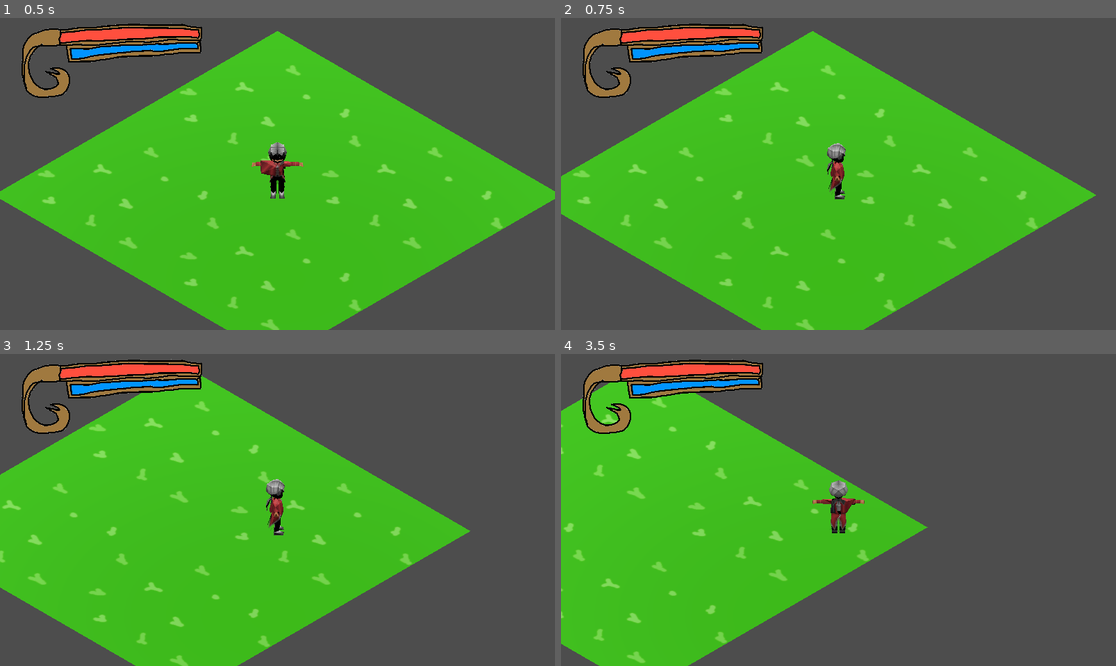
Above: before the commit, frames 1-4 (two rows, left to right).
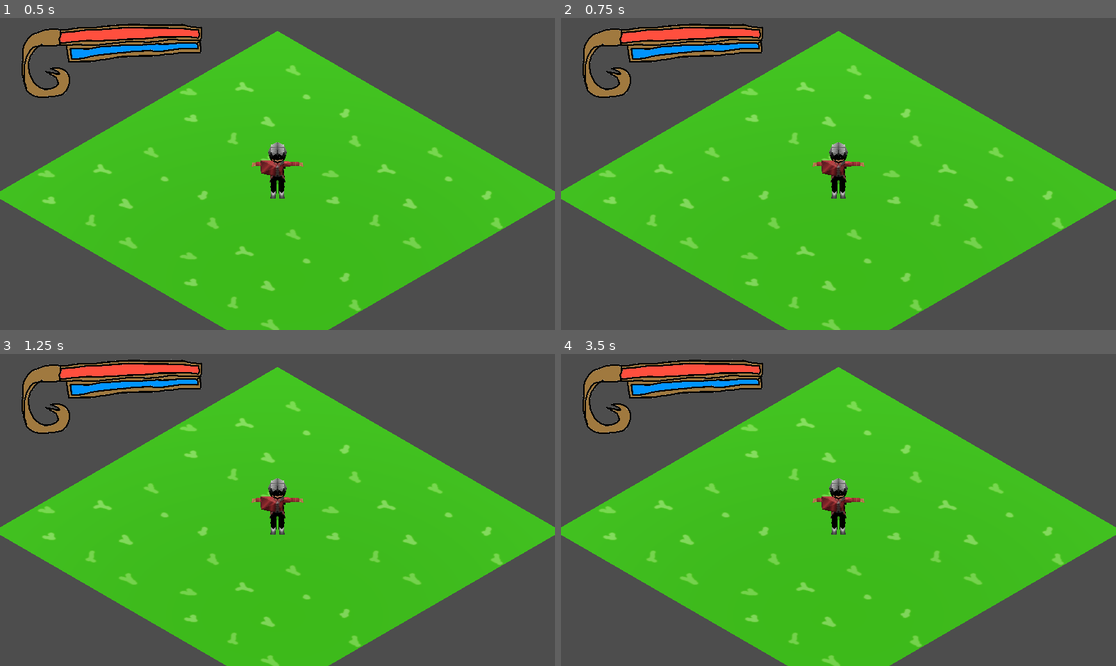
Above: after the commit, the same moments.

Repository: hcthoemmes/cathartic-casting-compulsion
Game: Godot game, scene res://Scenes/world_root.tscn
Same seed, same stepped clock (60 frames per second), same inputs: the game is played once before the commit and once after it.
Inputs:
- Up to frame 1 (0.5 s): no input
- Up to frame 2 (0.75 s): hold Right (ui_right) from 0.53 s (still down)
- Up to frame 3 (1.25 s): keep holding Right (ui_right)
- Up to frame 4 (3.5 s): release Right (ui_right) at 1.28 s; hold Down (ui_down) 1.28-2.03 s; hold Right (ui_right) 2.03-2.78 s; hold Up (ui_up) from 2.78 s (still down)

Frame 1 is identical in both runs. In frame 2, 12% of the frame differs, in the area x 0-100%, y 4-100%; in frame 3, 29%; in frame 4, 47%.

Commit message:
Update angelo.gd

Diff:
--- a/Scripts/angelo.gd
+++ b/Scripts/angelo.gd
@@ -12,7 +12,7 @@
 
 	# Get the input direction and handle the movement/deceleration.
 	# As good practice, you should replace UI actions with custom gameplay actions.
-	var input_dir := Input.get_vector("ui_left", "ui_right", "ui_up", "ui_down")
+	var input_dir := Input.get_vector("west", "east", "north", "south")
 	var direction := (transform.basis * Vector3(input_dir.x, 0, input_dir.y)).normalized()
 	if direction:
 		velocity.x = direction.x * SPEED
--- a/project.godot
+++ b/project.godot
@@ -14,3 +14,30 @@
 run/main_scene="res://Scenes/world_root.tscn"
 config/features=PackedStringArray("4.3", "Forward Plus")
 config/icon="res://icon.svg"
+
+[input]
+
+north={
+"deadzone": 0.5,
+"events": [Object(InputEventKey,"resource_local_to_scene":false,"resource_name":"","device":-1,"window_id":0,"alt_pressed":false,"shift_pressed":false,"ctrl_pressed":false,"meta_pressed":false,"pressed":false,"keycode":0,"physical_keycode":87,"key_label":0,"unicode":119,"location":0,"echo":false,"script":null)
+, Object(InputEventJoypadMotion,"resource_local_to_scene":false,"resource_name":"","device":-1,"axis":1,"axis_value":-1.0,"script":null)
+]
+}
+south={
+"deadzone": 0.5,
+"events": [Object(InputEventKey,"resource_local_to_scene":false,"resource_name":"","device":-1,"window_id":0,"alt_pressed":false,"shift_pressed":false,"ctrl_pressed":false,"meta_pressed":false,"pressed":false,"keycode":0,"physical_keycode":83,"key_label":0,"unicode":115,"location":0,"echo":false,"script":null)
+, Object(InputEventJoypadMotion,"resource_local_to_scene":false,"resource_name":"","device":-1,"axis":1,"axis_value":1.0,"script":null)
+]
+}
+east={
+"deadzone": 0.5,
+"events": [Object(InputEventKey,"resource_local_to_scene":false,"resource_name":"","device":-1,"window_id":0,"alt_pressed":false,"shift_pressed":false,"ctrl_pressed":false,"meta_pressed":false,"pressed":false,"keycode":0,"physical_keycode":68,"key_label":0,"unicode":100,"location":0,"echo":false,"script":null)
+, Object(InputEventJoypadMotion,"resource_local_to_scene":false,"resource_name":"","device":-1,"axis":0,"axis_value":1.0,"script":null)
+]
+}
+west={
+"deadzone": 0.5,
+"events": [Object(InputEventKey,"resource_local_to_scene":false,"resource_name":"","device":-1,"window_id":0,"alt_pressed":false,"shift_pressed":false,"ctrl_pressed":false,"meta_pressed":false,"pressed":false,"keycode":0,"physical_keycode":65,"key_label":0,"unicode":97,"location":0,"echo":false,"script":null)
+, Object(InputEventJoypadMotion,"resource_local_to_scene":false,"resource_name":"","device":-1,"axis":0,"axis_value":-1.0,"script":null)
+]
+}
